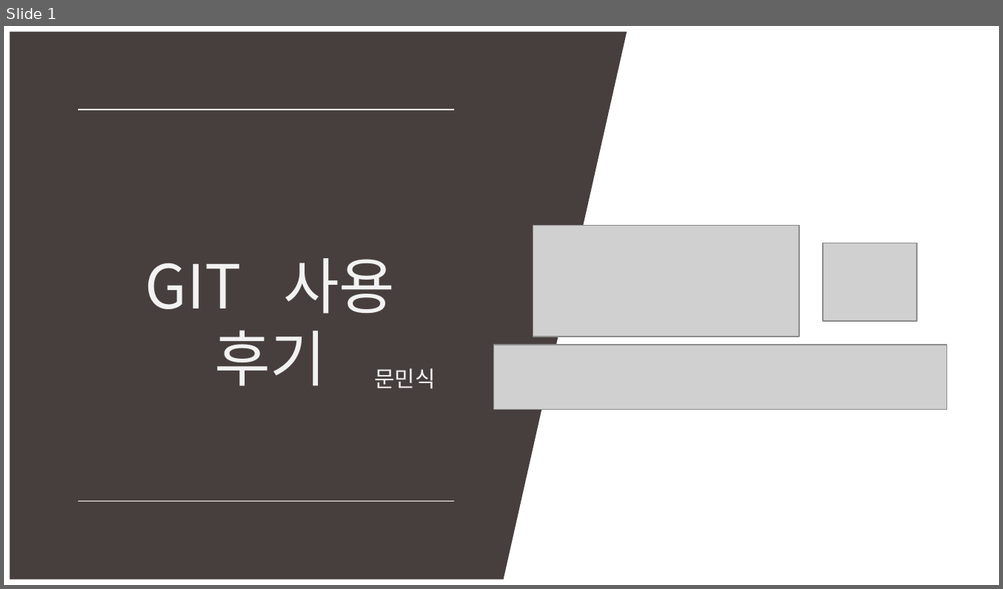
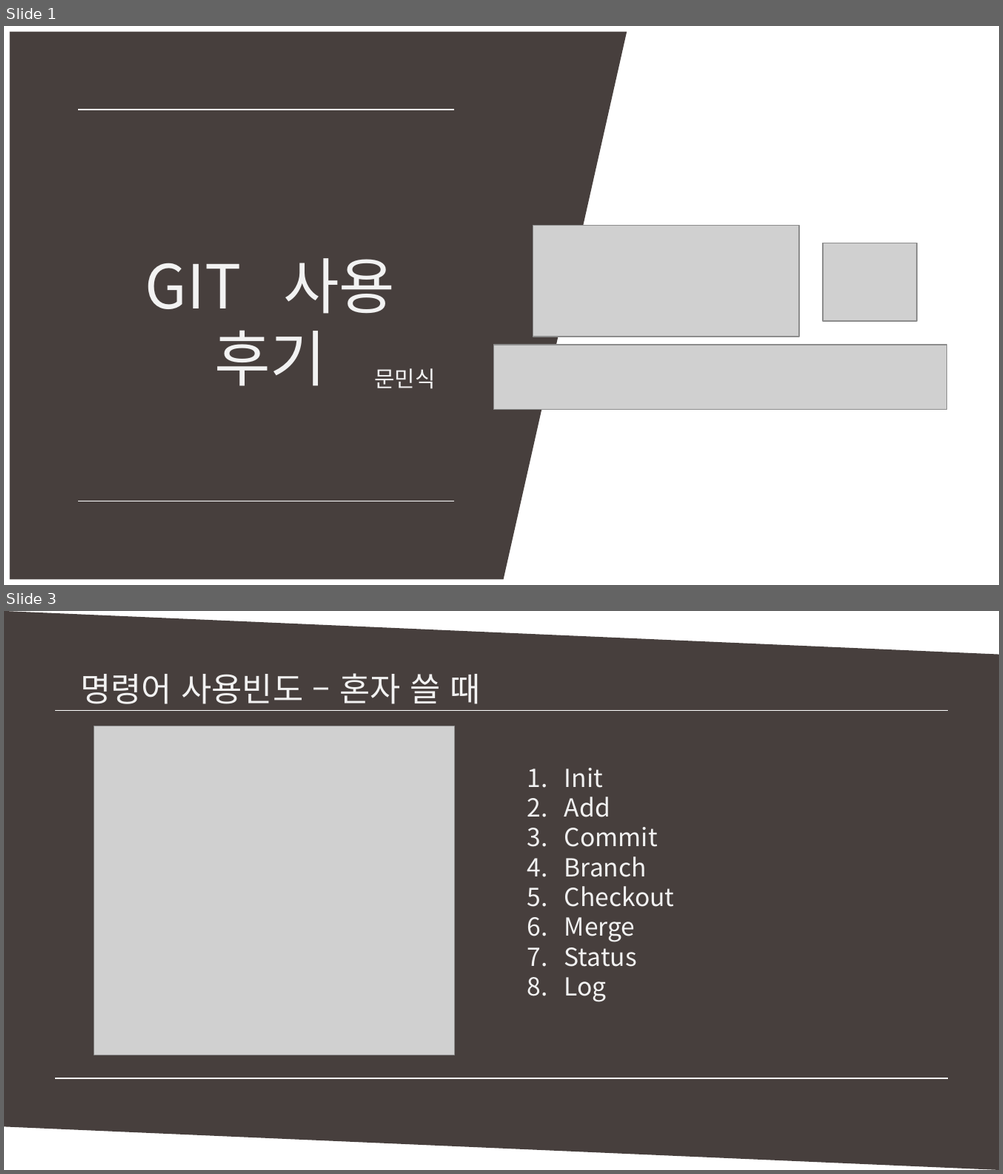
Before and after one commit to MinSikMoon/pptgit, a slide deck: git발표.pptx. Shown one above the other, each under a label of ours: slide 1 before the commit, slides 1 and 3 after it; the slides between them are not shown. The pictures are 1003x589 and 1003x1174 pixels, drawn with LibreOffice and Linux fonts; fonts in the diff are those of the drawing; grey boxes stand for pictures. Boxes give left, top, right and bottom in pixels: in the first picture for what was removed or moved away, otherwise in the second. Text is boxed around its words. In the diff, an @@ line names an element or a change of style, - is before the commit and + after.

```diff
--- a/git발표.pptx
+++ b/git발표.pptx
@@ slide 3 added at (4, 611, 999, 1170), background #FFFFFF @@
@@ parallelogram added at (4, 611, 999, 1170), fill #473F3D @@
@@ text added at (80, 673, 480, 704), 24 pt, text #F2F2F2 @@
+명령어 사용빈도 – 혼자 쓸 때
@@ line added from (55, 710) to (948, 710), #FFFFFF 1 pt @@
@@ line added from (62, 710) to (948, 710), #FFFFFF 1 pt @@
@@ picture added at (94, 726, 455, 1056) @@
@@ text added at (564, 768, 674, 1002), 18 pt, text #F2F2F2 @@
+1. Init
+2. Add
+3. Commit
+4. Branch
+5. Checkout
+6. Merge
+7. Status
+8. Log
@@ line added from (55, 1079) to (940, 1079), #FFFFFF 1 pt @@
@@ line added from (55, 1079) to (948, 1079), #FFFFFF 1 pt @@
```
Also in this commit, not shown: 1 slide changed, 17 slides removed.
